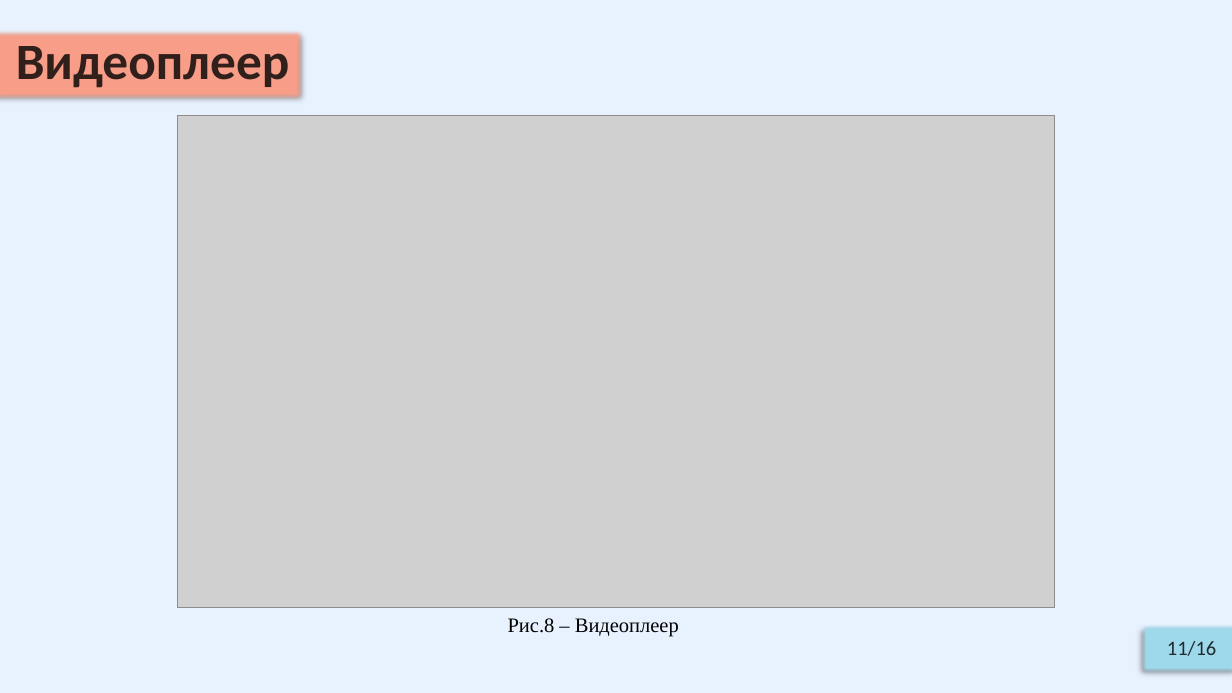
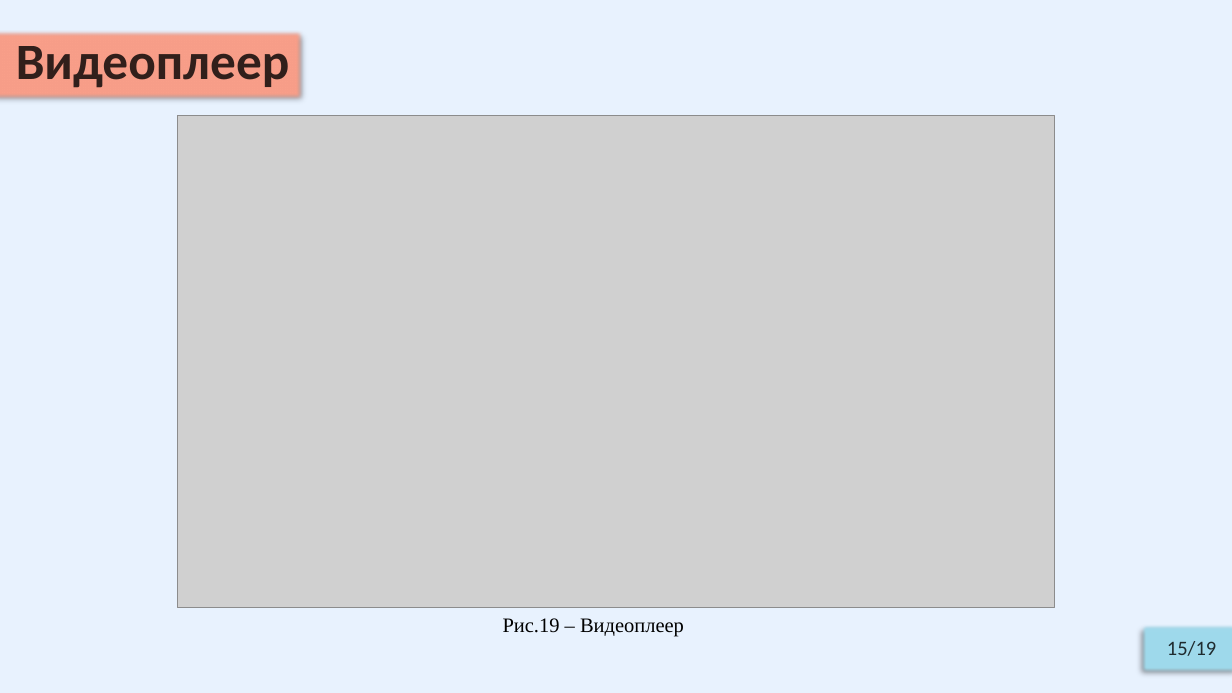
Before and after one commit to Relax-FM/Diploma, a slide deck: slide 15 of master/Diploma/presentation/OnyushevA_RK6-41M_v2.pptx (slide 11 before the commit). Drawn at 1232x693 pixels with LibreOffice and Linux fonts; fonts in the diff are those of the drawing; grey boxes stand for pictures. Boxes give left, top, right and bottom in pixels: in the first picture for what was removed or moved away, otherwise in the second. Text is boxed around its words. In the diff, an @@ line names an element or a change of style, - is before the commit and + after.

```diff
--- a/master/Diploma/presentation/OnyushevA_RK6-41M_v2.pptx
+++ b/master/Diploma/presentation/OnyushevA_RK6-41M_v2.pptx
@@ text at box(503, 618, 684, 637): text changed @@
-Рис.8 – Видеоплеер
+Рис.19 – Видеоплеер
@@ text in rectangle at box(1167, 641, 1216, 656): text changed @@
-11/16
+15/19
```
Also in this commit, not shown: 13 other slides changed, 4 slides added, 1 slide removed, 2 other files.
